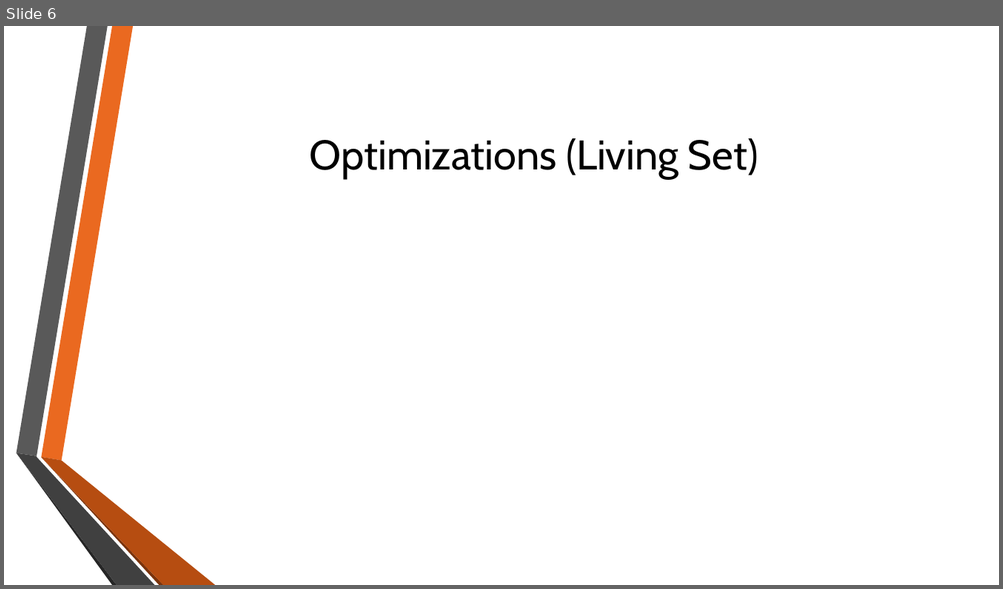
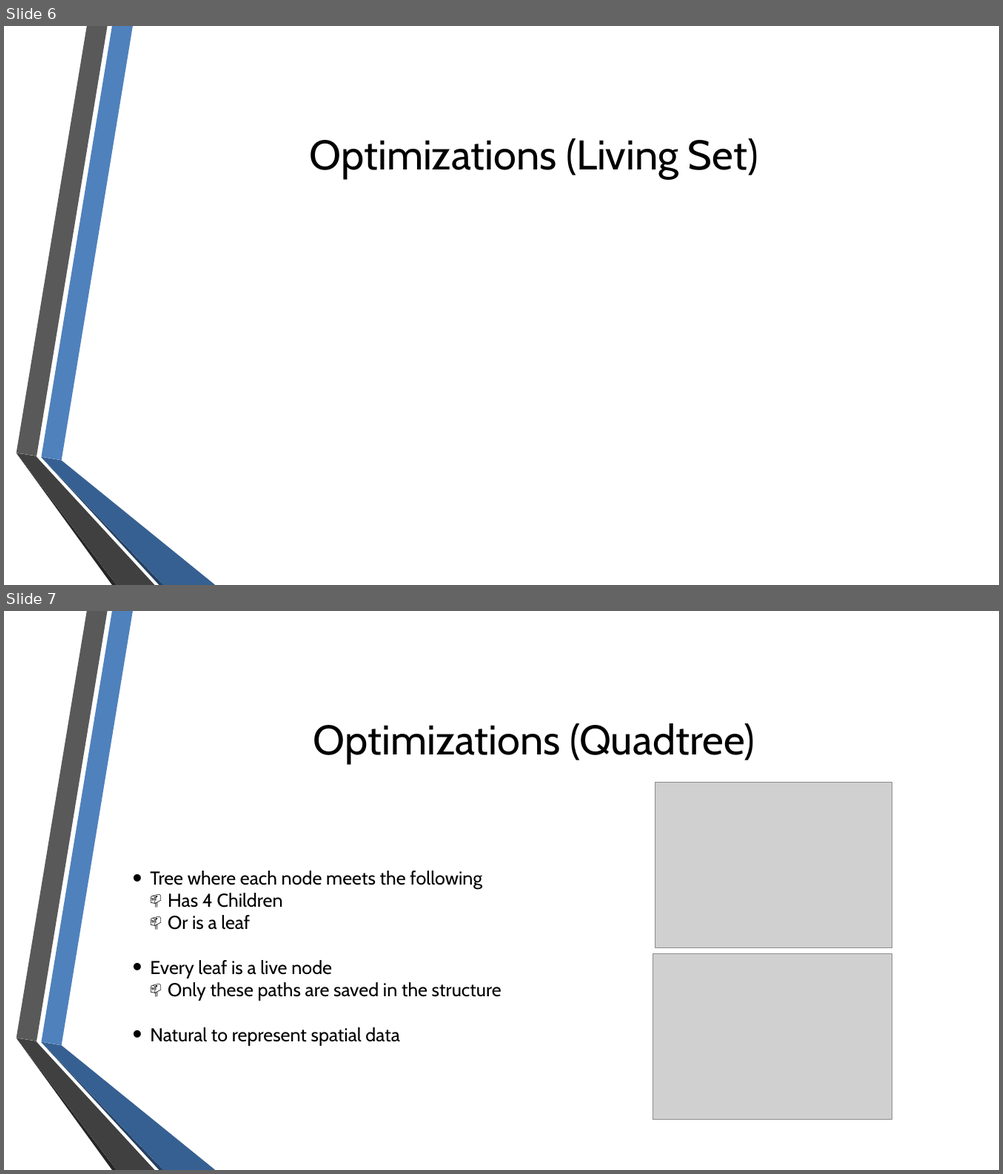
Before and after one commit to eweill/ConwayGameOfLife, a slide deck: presentation/ConwayGameOfLife.pptx. Shown one above the other, each under a label of ours: slide 6 before the commit, slides 6 and 7 after it. The pictures are 1003x589 and 1003x1174 pixels, drawn with LibreOffice and Linux fonts; fonts in the diff are those of the drawing; grey boxes stand for pictures; background and template pictures are left out. Boxes give left, top, right and bottom in pixels: in the first picture for what was removed or moved away, otherwise in the second. Text is boxed around its words. In the diff, an @@ line names an element or a change of style, - is before the commit and + after.

```diff
--- a/presentation/ConwayGameOfLife.pptx
+++ b/presentation/ConwayGameOfLife.pptx
@@ slide 7 added at box(4, 611, 999, 1170), background picture (left out); not listed: 6 template elements that a slide beside it also shows @@
@@ text added at box(313, 723, 754, 764), 40 pt, text #000000 @@
+Optimizations (Quadtree)
@@ picture added at box(654, 783, 892, 948) @@
@@ text added at box(150, 871, 501, 1046), 18 pt, text #000000 @@
+• Tree where each node meets the following
+  📫 Has 4 Children
+  📫 Or is a leaf
+• Every leaf is a live node
+  📫 Only these paths are saved in the structure
+• Natural to represent spatial data
@@ picture added at box(653, 954, 892, 1120) @@
@@ slide 6 changed as well @@
@@ freeform shape at box(41, 26, 133, 461): fill #EA6920 to #4F81BD; outline redrawn @@
@@ outline redrawn in 3 elements at box(16, 26, 107, 457), box(16, 454, 116, 585), box(16, 454, 154, 585) @@
@@ freeform shape at box(41, 458, 164, 585): fill #7A330B to #254061; outline redrawn @@
@@ freeform shape at box(41, 457, 215, 585): fill #B64D11 to #376092; outline redrawn @@
```
Also in this commit, not shown: 8 other slides changed, 1 slide removed, 20 other files.
